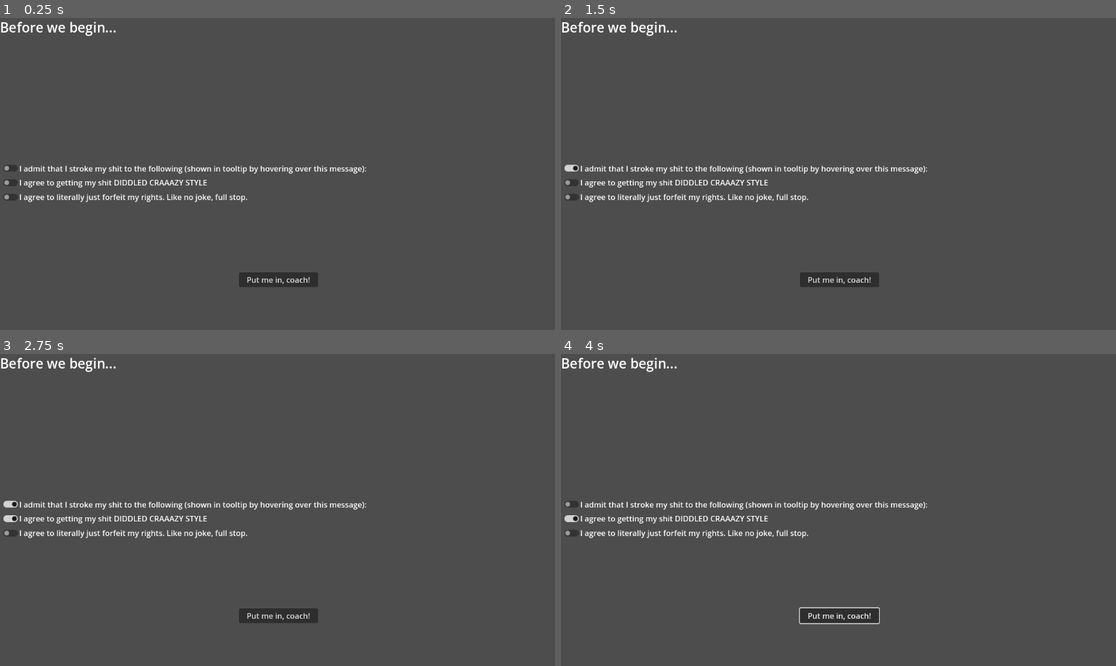
Above: before the commit, frames 1-4 (two rows, left to right).
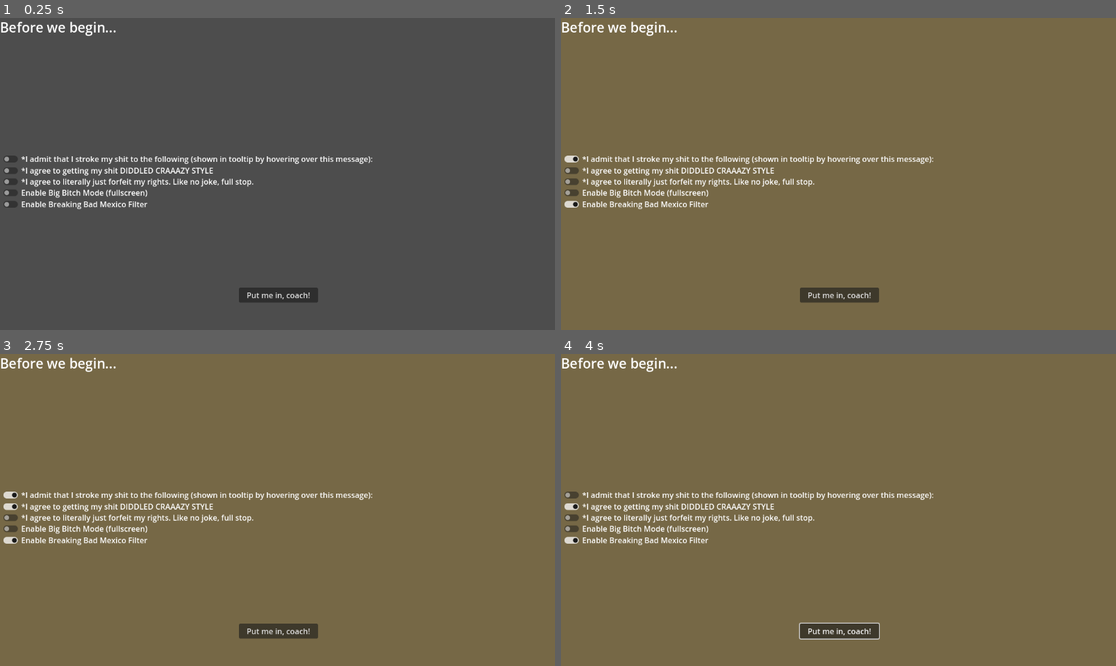
Above: after the commit, the same moments.

Repository: synthinityofstars/FunkyMonkeyGamingProject
Game: Godot game, scene res://scenes/consent_screen.tscn
Same seed, same stepped clock (60 frames per second), same inputs: the game is played once before the commit and once after it. The project has no main scene, so this scene is started directly.
Inputs (mouse positions are in pixels of both pictures, inside the frame that each line leads up to):
- Up to frame 1 (0.25 s): no input
- Up to frame 2 (1.5 s): click (572, 205) at 0.5 s, where only the run after the commit has a clickable "Enable Breaking Bad Mexico Fi…"; click "I admit that I stroke my shit…" (after the commit: "*I admit that I stroke my shi…") at 1.25 s
- Up to frame 3 (2.75 s): click "I agree to getting my shit DI…" (after the commit: "*I agree to getting my shit D…") at 2 s
- Up to frame 4 (4 s): click "Put me in, coach!" at 2.75 s; click "I admit that I stroke my shit…" (after the commit: "*I admit that I stroke my shi…") at 3.5 s

The runs differ from the first frame. In frame 1, 4.2% of the frame differs, in the area x 0-68%, y 44-92%; in frame 2, 100%; in frame 3, 100%; in frame 4, 100%, in the area x 0-100%, y 0-100%.

Commit message:
added fullscreen and Breaking Bad mexico filter

Diff:
--- a/scenes/consent_screen.tscn
+++ b/scenes/consent_screen.tscn
@@ -1,4 +1,6 @@
-[gd_scene format=3 uid="uid://ca54d1h0iy5y"]
+[gd_scene load_steps=2 format=3 uid="uid://ca54d1h0iy5y"]
+
+[ext_resource type="Script" path="res://scripts/consent_screen.gd" id="1_ul1ay"]
 
 [node name="ConsentScreen" type="Control"]
 layout_mode = 3
@@ -8,6 +10,20 @@
 offset_bottom = -8.0
 grow_horizontal = 2
 grow_vertical = 2
+script = ExtResource("1_ul1ay")
+
+[node name="MexicoFilterRect" type="ColorRect" parent="."]
+visible = false
+modulate = Color(1, 1, 1, 0.294118)
+layout_mode = 1
+anchors_preset = 15
+anchor_right = 1.0
+anchor_bottom = 1.0
+offset_bottom = 8.0
+grow_horizontal = 2
+grow_vertical = 2
+mouse_filter = 2
+color = Color(0.85098, 0.666667, 0.211765, 1)
 
 [node name="ConsentLabel" type="Label" parent="."]
 layout_mode = 0
@@ -23,22 +39,17 @@
 anchors_preset = 4
 anchor_top = 0.5
 anchor_bottom = 0.5
-offset_top = -20.0
+offset_top = -39.0
 offset_right = 44.0
-offset_bottom = 4.0
+offset_bottom = -15.0
 grow_vertical = 2
 focus_mode = 0
 
 [node name="StroknitLabel" type="Label" parent="StroknitCheckButton"]
-layout_mode = 1
-anchors_preset = 4
-anchor_top = 0.5
-anchor_bottom = 0.5
-offset_left = 40.0
-offset_top = -11.5
-offset_right = 761.0
-offset_bottom = 11.5
-grow_vertical = 2
+layout_mode = 0
+offset_left = 44.0
+offset_right = 765.0
+offset_bottom = 23.0
 tooltip_text = "WOMEN. MEN. NON-BINARY PEOPLE. FEMBOYS. FUNKY KONG. FEMBOY FUNKY KONG. SUSPICIOUSLY
 ANTHROMORPHIC POKEMON. SPYRO THE DRAGON. HENRY OF SKALITZ. THE NUMBER \"58\". GORBINO.
 HATSUNE MIKU. KIRYU KAZUMA. TIFA LOCKHEART. ZENYATTA. THE ENTIRETY OF YEMEN.
@@ -47,68 +58,116 @@
 
 RAW, UNLUBRICATED, AND UNFILTERED, UNTIL IT COVERS THE FLOORS, CEILINGS, AND WALLS."
 mouse_filter = 0
-text = "I admit that I stroke my shit to the following (shown in tooltip by hovering over this message):"
+text = "*I admit that I stroke my shit to the following (shown in tooltip by hovering over this message):"
 
 [node name="DiddlerCheckButton" type="CheckButton" parent="."]
 layout_mode = 1
 anchors_preset = 4
 anchor_top = 0.5
 anchor_bottom = 0.5
-offset_top = 10.0
+offset_top = -15.0
 offset_right = 44.0
-offset_bottom = 34.0
+offset_bottom = 9.0
 grow_vertical = 2
 focus_mode = 0
 
 [node name="DiddlerLabel" type="Label" parent="DiddlerCheckButton"]
-layout_mode = 1
-anchors_preset = 4
-anchor_top = 0.5
-anchor_bottom = 0.5
-offset_left = 40.0
-offset_top = -12.0
-offset_right = 430.0
-offset_bottom = 11.0
-grow_vertical = 2
-text = "I agree to getting my shit DIDDLED CRAAAZY STYLE"
+layout_mode = 0
+offset_left = 44.0
+offset_right = 434.0
+offset_bottom = 23.0
+text = "*I agree to getting my shit DIDDLED CRAAAZY STYLE"
 
 [node name="RightsForfeitCheckButton" type="CheckButton" parent="."]
 layout_mode = 1
 anchors_preset = 4
 anchor_top = 0.5
 anchor_bottom = 0.5
-offset_top = 40.0
+offset_top = 8.0
 offset_right = 44.0
-offset_bottom = 64.0
+offset_bottom = 32.0
 grow_vertical = 2
 focus_mode = 0
 
 [node name="RightsForfeitLabel" type="Label" parent="RightsForfeitCheckButton"]
-layout_direction = 1
+layout_mode = 0
+offset_left = 44.0
+offset_right = 518.0
+offset_bottom = 23.0
+text = "*I agree to literally just forfeit my rights. Like no joke, full stop."
+
+[node name="FullscreenCheckButton" type="CheckButton" parent="."]
 layout_mode = 1
 anchors_preset = 4
 anchor_top = 0.5
 anchor_bottom = 0.5
-offset_left = 40.0
-offset_top = -12.0
-offset_right = 514.0
-offset_bottom = 11.0
+offset_top = 31.0
+offset_right = 44.0
+offset_bottom = 55.0
 grow_vertical = 2
-text = "I agree to literally just forfeit my rights. Like no joke, full stop."
+focus_mode = 0
+
+[node name="FullscreenLabel" type="Label" parent="FullscreenCheckButton"]
+layout_mode = 0
+offset_left = 44.0
+offset_top = -0.5
+offset_right = 307.0
+offset_bottom = 22.5
+text = "Enable Big Bitch Mode (fullscreen)"
 
 [node name="OKButton" type="Button" parent="."]
-layout_mode = 0
-offset_left = 496.0
-offset_top = 528.0
-offset_right = 660.0
-offset_bottom = 559.0
+layout_mode = 1
+anchors_preset = 7
+anchor_left = 0.5
+anchor_top = 1.0
+anchor_right = 0.5
+anchor_bottom = 1.0
+offset_left = -80.0
+offset_top = -80.0
+offset_right = 84.0
+offset_bottom = -49.0
+grow_horizontal = 2
+grow_vertical = 0
 text = "Put me in, coach!"
 
 [node name="ErrorLabel" type="Label" parent="."]
 visible = false
-layout_mode = 0
-offset_left = 368.0
-offset_top = 576.0
-offset_right = 787.0
-offset_bottom = 599.0
+layout_mode = 1
+anchors_preset = 7
+anchor_left = 0.5
+anchor_top = 1.0
+anchor_right = 0.5
+anchor_bottom = 1.0
+offset_left = -208.0
+offset_top = -128.0
+offset_right = 211.0
+offset_bottom = -105.0
+grow_horizontal = 2
+grow_vertical = 0
 text = "YAINT FUCKIN CHECKED THE TERMS AND CONDITIONS"
+
+[node name="MexicoFilterCheckButton" type="CheckButton" parent="."]
+layout_mode = 1
+anchors_preset = 4
+anchor_top = 0.5
+anchor_bottom = 0.5
+offset_top = 55.0
+offset_right = 44.0
+offset_bottom = 79.0
+grow_vertical = 2
+focus_mode = 0
+
+[node name="MexicoFilterLabel" type="Label" parent="MexicoFilterCheckButton"]
+layout_mode = 1
+anchors_preset = 4
+anchor_top = 0.5
+anchor_bottom = 0.5
+offset_left = 44.0
+offset_top = -12.0
+offset_right = 306.0
+offset_bottom = 11.0
+grow_vertical = 2
+text = "Enable Breaking Bad Mexico Filter"
+
+[connection signal="toggled" from="FullscreenCheckButton" to="." method="_on_check_button_toggled"]
+[connection signal="toggled" from="MexicoFilterCheckButton" to="." method="_on_mexico_filter_check_button_toggled"]
--- /dev/null
+++ b/scripts/consent_screen.gd
@@ -0,0 +1,16 @@
+extends Control
+
+
+# Toggles Big Bitch Mode (fullscreen)
+func _on_check_button_toggled(toggled_on: bool) -> void:
+	if toggled_on == true:
+		DisplayServer.window_set_mode(DisplayServer.WINDOW_MODE_FULLSCREEN)
+	else:
+		DisplayServer.window_set_mode(DisplayServer.WINDOW_MODE_WINDOWED)
+
+# Toggles the Breaking Bad Mexico Filter
+func _on_mexico_filter_check_button_toggled(toggled_on: bool) -> void:
+	if toggled_on == true:
+		$MexicoFilterRect.show()
+	else:
+		$MexicoFilterRect.hide()
